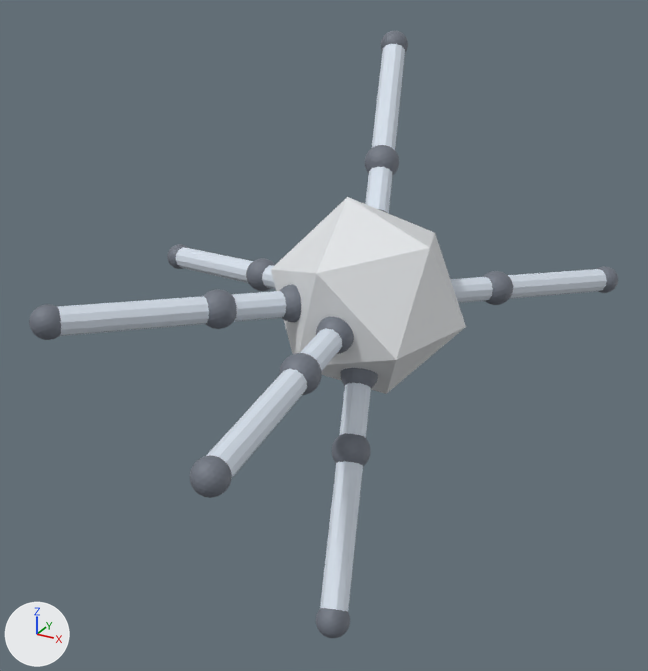
What one commit did to the glTF model models/g0_222222_0_abs.glb.
Rendered twice from a camera (50 mm lens) standing at (0.288, -0.594, 0.442) and looking at (-0.027, -0.022, 0.156). The axes (+X, +Y, +Z) are drawn at lower left. The lights are the same throughout. The first picture is the older version.

Objects in the first picture: 'geom_0', 'geom_12', 'geom_14', 'geom_19', 'geom_22', 'geom_24', 'geom_29', 'geom_30', 'geom_4', 'geom_7', 'geom_8', 'geom_9' and 16 more.
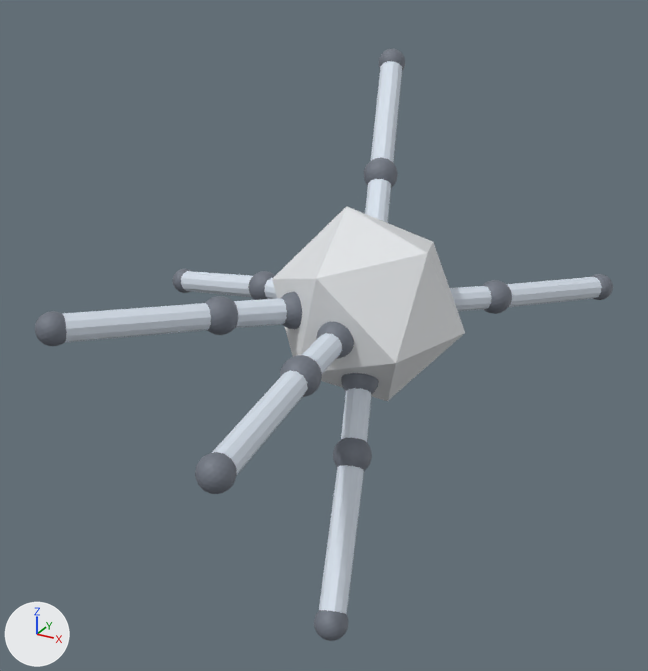
Not drawn themselves, but carrying or shaping drawn objects: ob_body, ob_leg_0, ob_seg_0_1, ob_leg_1, ob_seg_1_1, ob_leg_2, ob_seg_2_1, ob_leg_3, ob_seg_3_1, ob_leg_4, ob_seg_4_1, ob_leg_5, ob_seg_5_1.

Pixel boxes (x1, y1, x2, y2) of what changed, in the pictures (648 x 671 px):
'geom_0', moved, turned
    before: (271, 197, 466, 394)
    after: (272, 206, 465, 401)
'geom_9', moved
    before: (57, 296, 209, 336)
    after: (63, 303, 211, 342)
'geom_14', moved, turned
    before: (320, 461, 363, 612)
    after: (319, 465, 364, 614)
'geom_29', moved, turned
    before: (206, 369, 307, 479)
    after: (212, 370, 308, 474)
'geom_19', moved, turned
    before: (508, 269, 607, 299)
    after: (507, 277, 602, 307)
'geom_4', moved, turned
    before: (176, 247, 253, 283)
    after: (181, 271, 253, 297)
'geom_24', moved, turned
    before: (372, 44, 405, 150)
    after: (371, 61, 402, 162)
'geom_7', moved
    before: (232, 291, 286, 321)
    after: (234, 298, 287, 328)
'geom_30', moved, turned
    before: (190, 455, 232, 498)
    after: (195, 452, 237, 494)
'geom_12', moved, turned
    before: (339, 383, 371, 438)
    after: (341, 388, 371, 442)
'geom_17', moved
    before: (450, 277, 493, 303)
    after: (450, 286, 492, 311)
'geom_8', moved
    before: (204, 289, 237, 329)
    after: (205, 296, 238, 335)
'geom_10', moved
    before: (29, 304, 61, 340)
    after: (35, 311, 67, 346)
'geom_22', moved, turned
    before: (365, 167, 392, 214)
    after: (365, 179, 391, 223)
'geom_13', moved, turned
    before: (332, 433, 371, 466)
    after: (333, 438, 372, 471)
'geom_23', moved, turned
    before: (365, 145, 399, 176)
    after: (364, 158, 398, 188)
'geom_27', moved, turned
    before: (300, 328, 342, 371)
    after: (302, 333, 342, 374)
'geom_28', moved, turned
    before: (279, 353, 322, 395)
    after: (280, 355, 322, 397)
'geom_15', moved, turned
    before: (316, 608, 350, 638)
    after: (314, 610, 348, 641)
'geom_18', moved, turned
    before: (483, 271, 513, 305)
    after: (482, 280, 512, 314)
'geom_26', moved, turned
    before: (316, 316, 354, 354)
    after: (316, 322, 354, 359)
'geom_3', moved, turned
    before: (246, 258, 275, 291)
    after: (248, 271, 275, 300)
'geom_11', moved, turned
    before: (340, 368, 378, 389)
    after: (341, 373, 379, 395)
'geom_6', moved
    before: (279, 284, 301, 322)
    after: (281, 292, 302, 329)
'geom_25', moved, turned
    before: (381, 31, 408, 53)
    after: (379, 49, 405, 71)
'geom_20', moved, turned
    before: (597, 266, 618, 293)
    after: (591, 274, 613, 300)
'geom_5', moved, turned
    before: (167, 244, 188, 269)
    after: (173, 269, 193, 293)
'geom_2', moved, turned (mostly hidden)
    before: (262, 265, 276, 289)
    after: (264, 278, 277, 299)

Edits to the bpy script that builds the scene:
```text
Change ob_body:
    ob_body.location: (0.0, -0.185, 0.0) -> (-0.00273, -0.176, 0.00599)
    ob_body.rotation_euler: (-1.497, 0.26, 0.279) -> (-1.53, 0.273, 0.238)  # degrees (-86, 15, 16) -> degrees (-88, 16, 14)
Change ob_leg_0:
    ob_leg_0.location: (-0.061, -0.179, 0.0169) -> (-0.0634, -0.167, 0.0229)
    ob_leg_0.rotation_euler: (1.666, 1.84, 0.00031) -> (1.794, 1.847, 0.0912)  # degrees (95, 105, 0) -> degrees (103, 106, 5.2)
Change ob_seg_0_1:
    ob_seg_0_1.location: (-0.119, -0.173, 0.0328) -> (-0.121, -0.159, 0.0388)
    ob_seg_0_1.rotation_euler: (1.666, 1.84, 0.00031) -> (1.86, 1.847, 0.0912)  # degrees (95, 105, 0) -> degrees (107, 106, 5.2)
Change ob_leg_1:
    ob_leg_1.location: (-0.0369, -0.191, -0.0514) -> (-0.0401, -0.183, -0.045)
Change ob_seg_1_1:
    ob_seg_1_1.location: (-0.0717, -0.197, -0.0999) -> (-0.0753, -0.189, -0.0932)
Change ob_leg_2:
    ob_leg_2.location: (0.0149, -0.14, -0.0422) -> (0.0134, -0.133, -0.0378)
    ob_leg_2.rotation_euler: (1.8, 0.821, -1.581) -> (1.782, 0.79, -1.635)  # degrees (103, 47, -91) -> degrees (102, 45, -94)
Change ob_seg_2_1:
    ob_seg_2_1.location: (0.029, -0.0973, -0.082) -> (0.0286, -0.092, -0.0791)
    ob_seg_2_1.rotation_euler: (1.8, 0.821, -1.581) -> (1.755, 0.79, -1.635)  # degrees (103, 47, -91) -> degrees (101, 45, -94)
Change ob_leg_3:
    ob_leg_3.location: (0.0369, -0.179, 0.0514) -> (0.0346, -0.169, 0.057)
Change ob_seg_3_1:
    ob_seg_3_1.location: (0.0717, -0.173, 0.0999) -> (0.0699, -0.163, 0.105)
    ob_seg_3_1.rotation_euler: (-0.946, -0.071, 1.831) -> (-0.973, -0.0143, 1.765)  # degrees (-54, -4.1, 105) -> degrees (-56, -0.8, 101)
Change ob_leg_4:
    ob_leg_4.location: (-0.0149, -0.23, 0.0422) -> (-0.0189, -0.219, 0.0498)
    ob_leg_4.rotation_euler: (-1.8, -0.821, 1.561) -> (-1.79, -0.788, 1.517)  # degrees (-103, -47, 89) -> degrees (-103, -45, 87)
Change ob_seg_4_1:
    ob_seg_4_1.location: (-0.029, -0.273, 0.082) -> (-0.0341, -0.26, 0.0911)
    ob_seg_4_1.rotation_euler: (-1.8, -0.821, 1.561) -> (-1.789, -0.788, 1.517)  # degrees (-103, -47, 89) -> degrees (-103, -45, 87)
Change ob_leg_5:
    ob_leg_5.location: (0.00526, -0.179, -0.0631) -> (0.00239, -0.172, -0.0573)
    ob_leg_5.rotation_euler: (1.675, 0.071, -1.31) -> (1.663, 0.0388, -1.34)  # degrees (96, 4.1, -75) -> degrees (95, 2.2, -77)
Change ob_seg_5_1:
    ob_seg_5_1.location: (0.0102, -0.173, -0.123) -> (0.00723, -0.169, -0.117)
    ob_seg_5_1.rotation_euler: (1.675, 0.071, -1.31) -> (1.688, 0.0388, -1.34)  # degrees (96, 4.1, -75) -> degrees (97, 2.2, -77)
```
